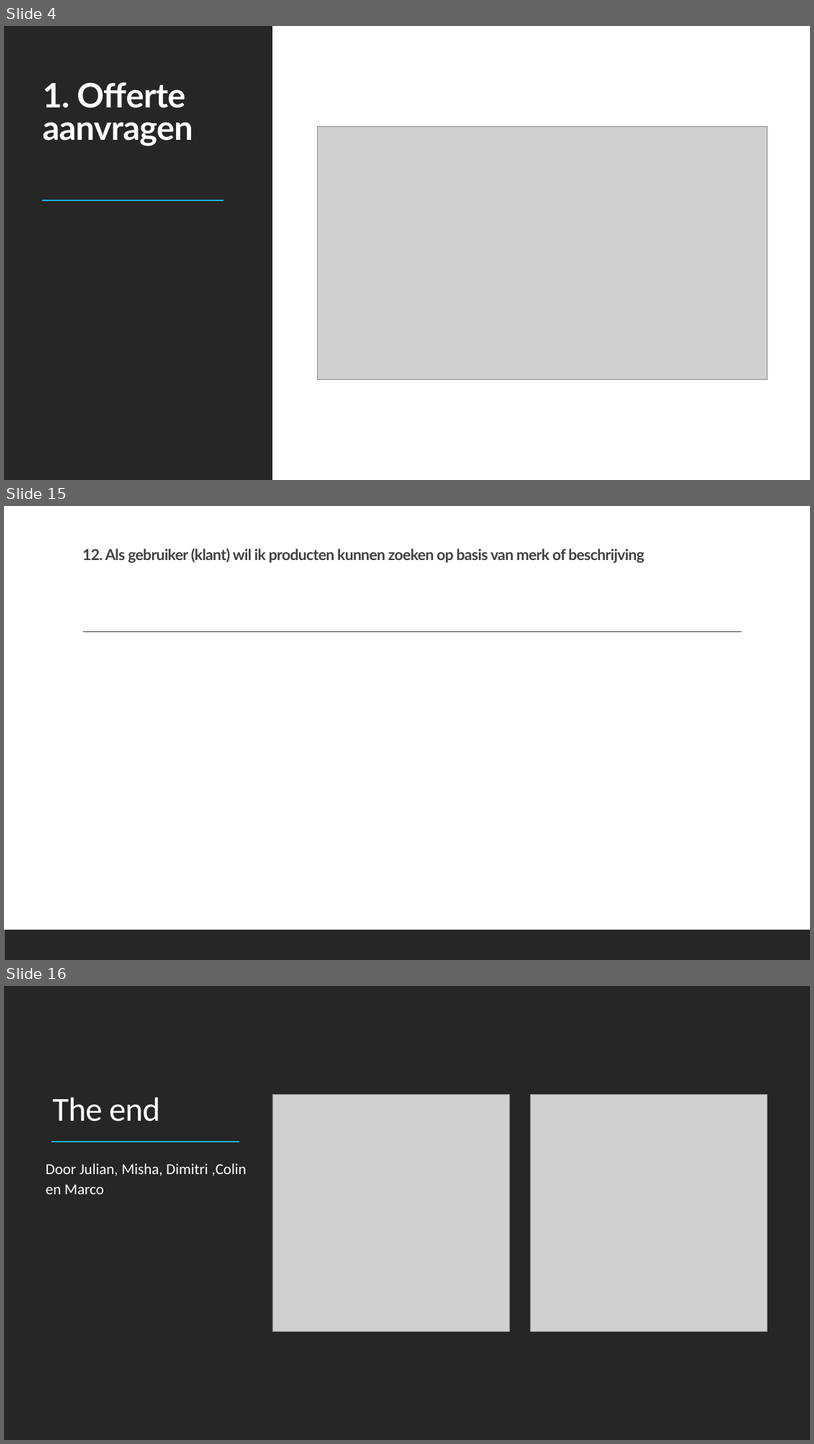
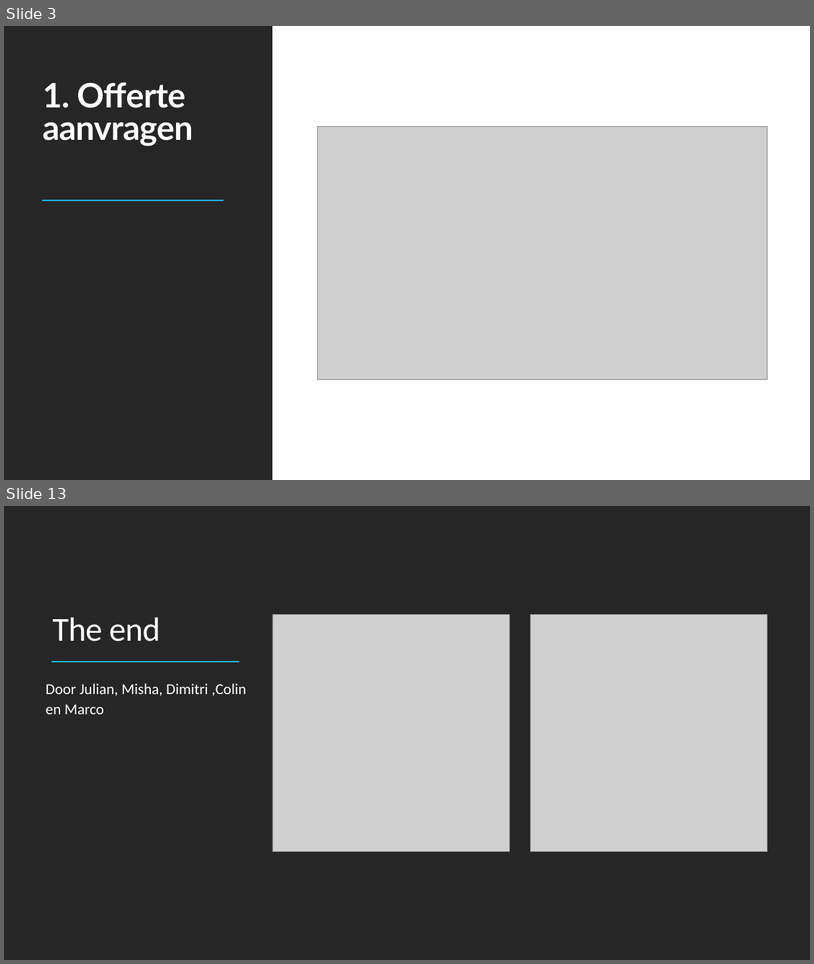
Before and after one commit to DimitriFlorijn/E3-Barroc-Intens, a slide deck: Barroc Intens.pptx. Shown one above the other, each under a label of ours: slides 4, 15 and 16 before the commit, slides 3 and 13 after it; the slides between them are not shown. The pictures are 814x1444 and 814x964 pixels, drawn with LibreOffice and Linux fonts; fonts in the diff are those of the drawing; grey boxes stand for pictures. Boxes give left, top, right and bottom in pixels: in the first picture for what was removed or moved away, otherwise in the second. Text is boxed around its words. In the diff, an @@ line names an element or a change of style, - is before the commit and + after.

```diff
--- a/Barroc Intens.pptx
+++ b/Barroc Intens.pptx
@@ slide 15 removed at bbox=[4, 506, 810, 960], background #FFFFFF; not listed: 1 template element that a slide beside it also shows @@
@@ title removed at bbox=[82, 548, 645, 563] @@
-12. Als gebruiker (klant) wil ik producten kunnen zoeken op basis van merk of beschrijving
@@ line removed from (83, 632) to (743, 632) @@
@@ what was slide 4 is now slide 3 @@
@@ what was slide 16 is now slide 13 @@
```
Also in this commit, not shown: 9 slides changed, 1 slide added, 3 other slides removed.
